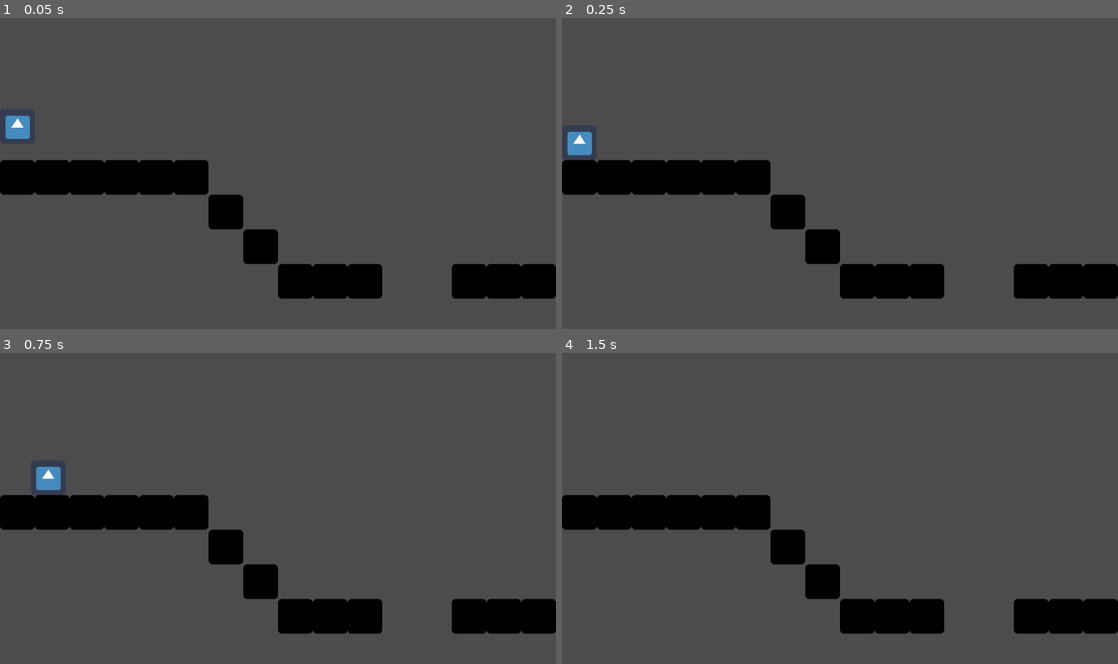
Above: before the commit, frames 1-4 (two rows, left to right).
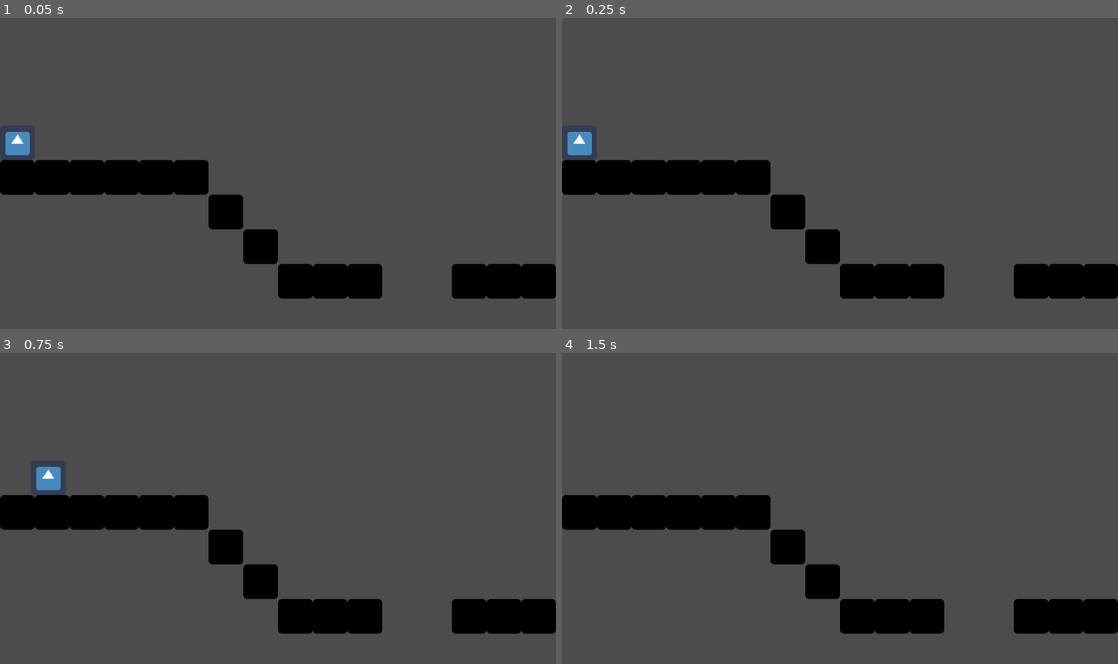
Above: after the commit, the same moments.

Repository: ecliptic-eve/Godot-Platformer
Game: Godot game, scene res://scenes/World.tscn
Two runs of this game, one before a commit and one after it. Both use one fixed random seed, a clock stepped at 60 frames per second and the inputs below. The engine's default icon, where the game draws it, is replaced by a stand-in: a white triangle on a blue panel in a dark square.
Inputs:
- Up to frame 1 (0.05 s): no input
- Up to frame 2 (0.25 s): no input
- Up to frame 3 (0.75 s): tap Enter at 0.5 s; hold Right (ui_right) from 0.53 s (still down)
- Up to frame 4 (1.5 s): keep holding Right (ui_right); tap Up (ui_up) at 0.77 s

The runs differ from the first frame. In frame 1, 0.5% of the frame differs, in the area x 1-6%, y 31-45%; in frame 2, nothing differs; in frame 3, nothing differs; in frame 4, nothing differs.

Commit message:
replaced tiles with tile

Diff:
--- a/Platformer/scenes/World.tscn
+++ b/Platformer/scenes/World.tscn
@@ -12,6 +12,7 @@
 [node name="World" type="Node"]
 
 [node name="Player" parent="." instance=ExtResource( 1 )]
+position = Vector2( 0, 32 )
 
 [node name="CollisionShape2D" type="CollisionShape2D" parent="Player"]
 position = Vector2( 32, 224 )
Binary file removed: Platformer/sprites/tiles/cactus_1.png
Not shown, removed: Platformer/sprites/tiles/cactus_1.png.import
Binary file removed: Platformer/sprites/tiles/cactus_2.png
Not shown, removed: Platformer/sprites/tiles/cactus_2.png.import
Binary file removed: Platformer/sprites/tiles/cactus_3.png
Not shown, removed: Platformer/sprites/tiles/cactus_3.png.import
Binary file removed: Platformer/sprites/tiles/cactus_4.png
Not shown, removed: Platformer/sprites/tiles/cactus_4.png.import
Binary file removed: Platformer/sprites/tiles/cactus_5.png
Not shown, removed: Platformer/sprites/tiles/cactus_5.png.import
Binary file added: Platformer/sprites/tiles/cave.png
Not shown, added: Platformer/sprites/tiles/cave.png.import
(and 92 more such lines)
